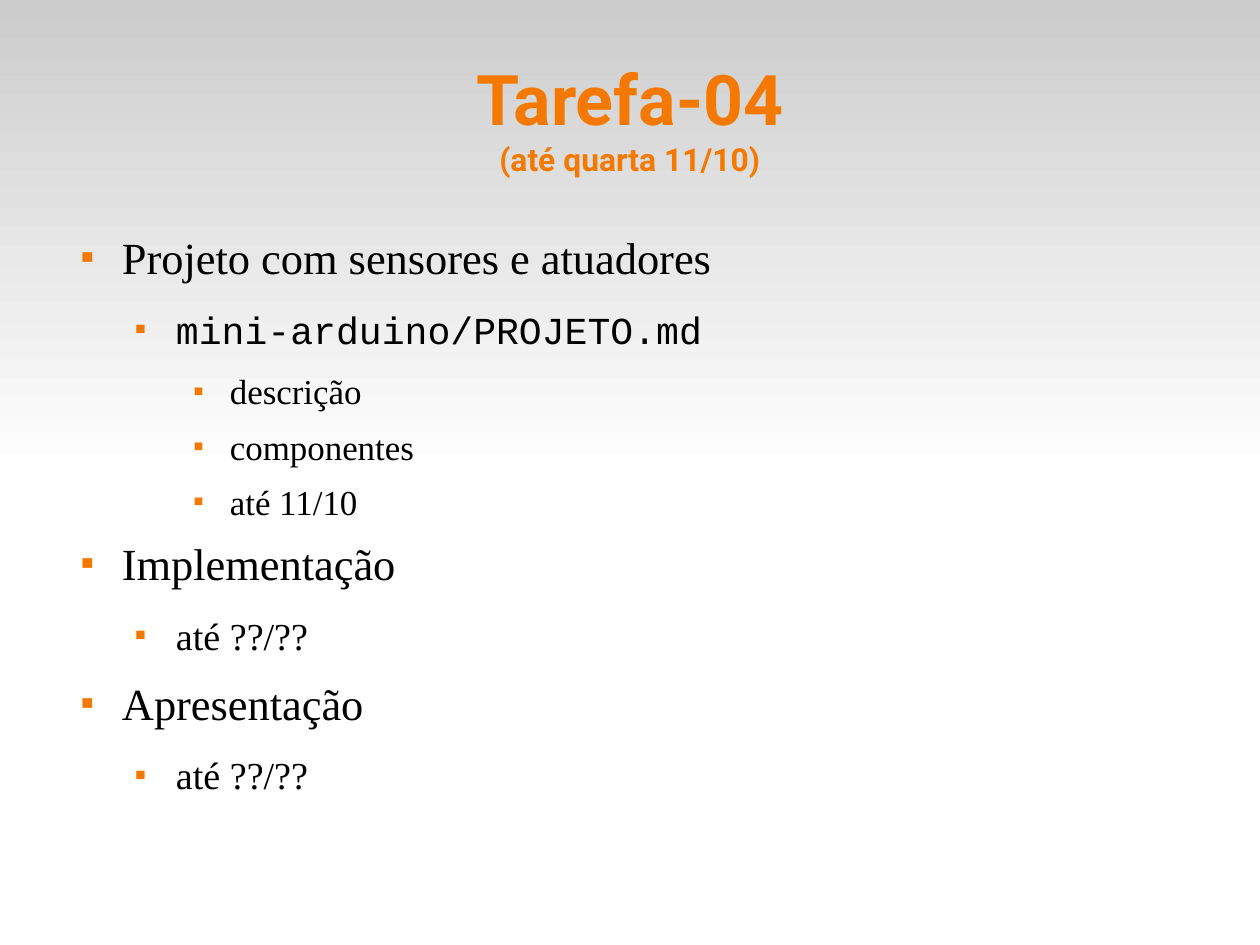
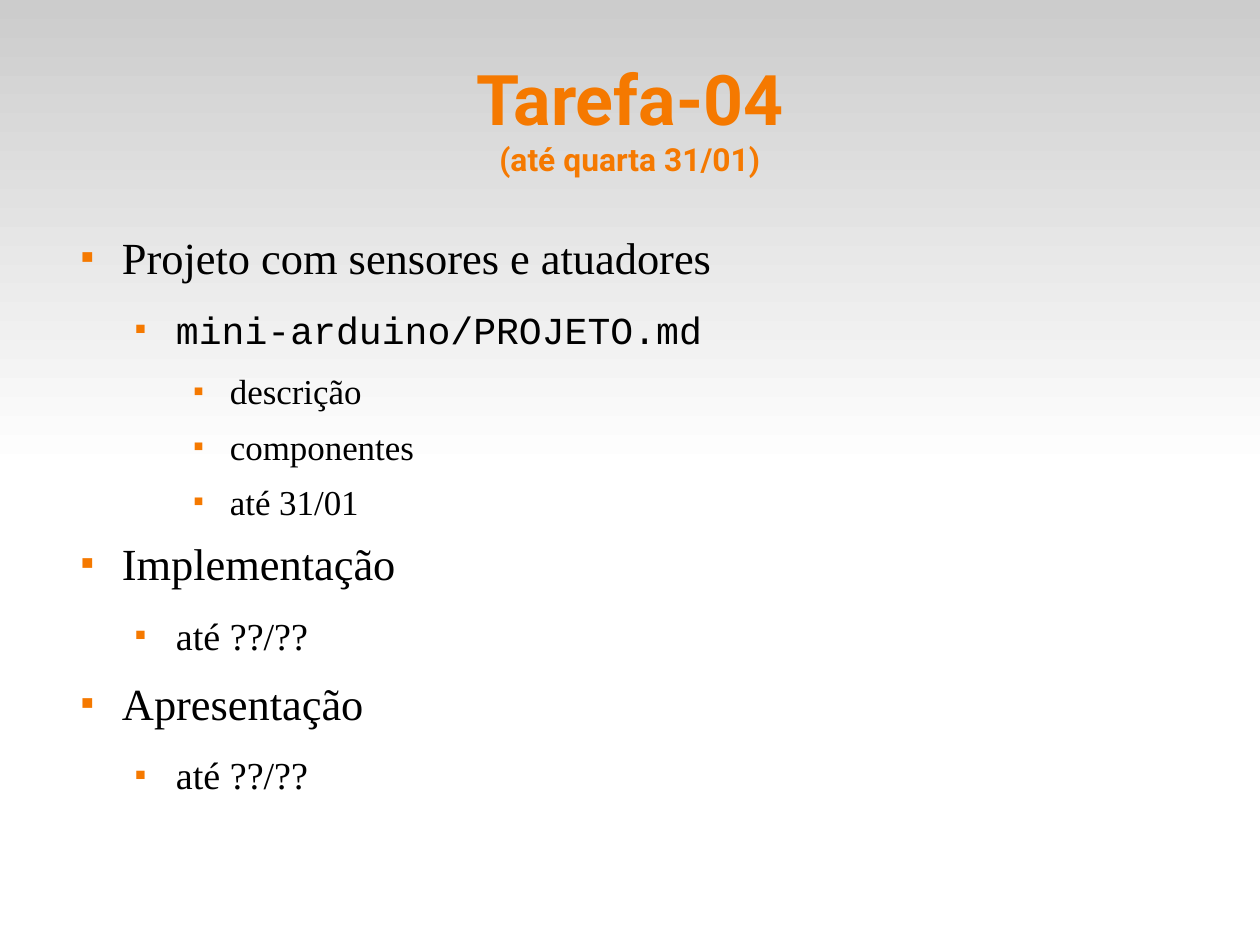
Before and after one commit to fsantanna-uerj/reativos, a slide deck: slide 11 of slides/00_intro.odp. Drawn at 1260x945 pixels with LibreOffice and Linux fonts; fonts in the diff are those of the drawing. Boxes give left, top, right and bottom in pixels: in the first picture for what was removed or moved away, otherwise in the second. Text is boxed around its words. In the diff, an @@ line names an element or a change of style, - is before the commit and + after.

Commit message:
(>) slides

```diff
--- a/slides/00_intro.odp
+++ b/slides/00_intro.odp
@@ title at <box>476,72,783,178</box>: text changed @@
-Tarefa-04
-(até quarta 11/10)
+Tarefa-04
+(até quarta 31/01)
@@ text at <box>230,490,358,516</box>: text changed @@
-    ■ até 11/10
+    ■ até 31/01
```
Also in this commit, not shown: 4 other slides changed, 1 other file.
